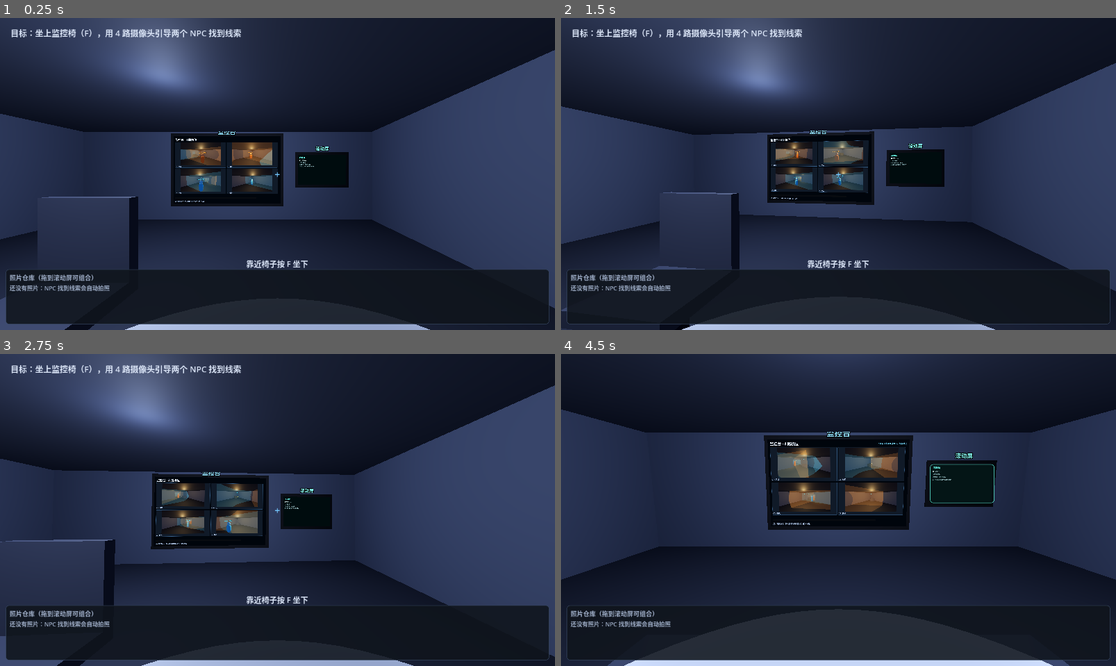
Above: before the commit, frames 1-4 (two rows, left to right).
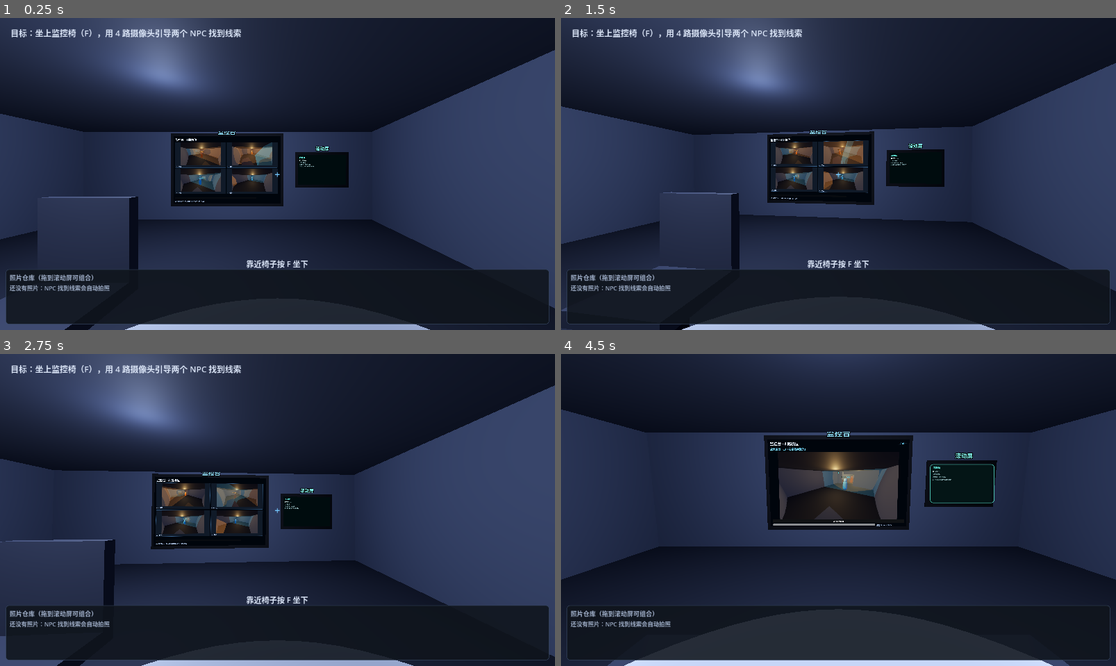
Above: after the commit, the same moments.

Repository: RequieMa/dual-faced-world
Game: Godot game, scene res://scenes/main.tscn
The game is run twice, just before and just after one commit, with the same random seed, the same clock (stepped at 60 frames per second) and the same inputs.
Inputs (mouse positions are in pixels of both pictures, inside the frame that each line leads up to):
- Up to frame 1 (0.25 s): no input
- Up to frame 2 (1.5 s): tap Enter at 0.5 s; move the mouse to (866, 174) at 0.52 s; hold Up from 0.53 s (still down); tap 1 at 0.6 s; click (866, 174) at 0.67 s; tap Space at 0.77 s; move the mouse to (810, 174) at 1.27 s; tap 2 at 1.35 s; click (810, 174) at 1.42 s
- Up to frame 3 (2.75 s): keep holding Up; tap Space at 1.52 s; move the mouse to (288, 503) at 2.02 s; tap 3 at 2.1 s; click (288, 503) at 2.17 s
- Up to frame 4 (4.5 s): keep holding Up; move the mouse to (832, 516) at 2.77 s; tap 4 at 2.85 s; click (832, 516) at 2.92 s; tap Space at 3.02, 3.77 s; move the mouse to (877, 513) at 3.52 s; tap 0 at 3.6 s; click (877, 513) at 3.67 s; move the mouse to (794, 506) at 4.27 s; tap F at 4.35 s; click (794, 506) at 4.42 s

The runs differ from the first frame. In frame 1, 1.2% of the frame differs, in the area x 32-50%, y 39-56%; in frame 2, 1.2%; in frame 3, 1.2%; in frame 4, 4.9%, in the area x 37-63%, y 28-56%.

Commit message:
fix: 降低 avatar 速度、NPC 碰撞、摄像头高位俯拍与鱼眼
- 玩家 2.2m/s，莽撞 1.65m/s，谨慎 0.6m/s
- NPC 改用 CharacterBody3D + CollisionShape3D + move_and_slide，墙/家具会挡住
- 摄像头贴墙装在近天花板高度，俯视房间；FOV 84
- 新增 fisheye_feed shader，应用到 4 路/放大画面；放大画面右键激光做逆畸变
- 更新测试（70 checks）

Diff:
--- a/scripts/room_demo/monitor_ui.gd
+++ b/scripts/room_demo/monitor_ui.gd
@@ -9,6 +9,8 @@
 signal close_feed_requested
 signal laser_requested(feed_id: String, normalized_pos: Vector2)
 
+const FISHEYE_SHADER := preload("res://shaders/fisheye_feed.gdshader")
+const FISHEYE_STRENGTH := 0.10
 const COLOR_TEXT := Color(0.86, 0.92, 1.0)
 const COLOR_MUTED := Color(0.58, 0.66, 0.8)
 const COLOR_ACCENT := Color(0.42, 0.82, 1.0)
@@ -26,10 +28,15 @@
 var _dwell_bar: ProgressBar
 var _dwell_label: Label
 var _notice: Label
+var _fisheye_material: ShaderMaterial
 
 
 func setup() -> void:
 	size = Vector2(1280, 800)
+	_fisheye_material = ShaderMaterial.new()
+	_fisheye_material.shader = FISHEYE_SHADER
+	_fisheye_material.set_shader_parameter("strength", FISHEYE_STRENGTH)
+	_fisheye_material.set_shader_parameter("zoom", 1.0)
 	var bg := ColorRect.new()
 	bg.set_anchors_and_offsets_preset(Control.PRESET_FULL_RECT)
 	bg.color = Color(0.025, 0.04, 0.06, 1.0)
@@ -80,6 +87,7 @@
 	_big_feed.expand_mode = TextureRect.EXPAND_IGNORE_SIZE
 	_big_feed.stretch_mode = TextureRect.STRETCH_KEEP_ASPECT_CENTERED
 	_big_feed.mouse_filter = Control.MOUSE_FILTER_STOP
+	_big_feed.material = _fisheye_material
 	_big_feed.gui_input.connect(_on_big_feed_input)
 	_big_box.add_child(_big_feed)
 	var back := _button("返回 4 路画面")
@@ -116,13 +124,17 @@
 		var box := VBoxContainer.new()
 		box.add_theme_constant_override("separation", 2)
 		cell.add_child(box)
-		var view := TextureButton.new()
+		# TextureButton 内部会把状态贴图打包成 atlas，CanvasItem shader 的 TEXTURE/UV
+		# 不是整张画面；这里用 TextureRect + gui_input，鱼眼 shader 才能覆盖整张画面。
+		var view := TextureRect.new()
 		view.custom_minimum_size = Vector2(600, 270)
 		view.size_flags_horizontal = Control.SIZE_EXPAND_FILL
-		view.texture_normal = _feed_texture(feed)
-		view.ignore_texture_size = true
-		view.stretch_mode = TextureButton.STRETCH_KEEP_ASPECT_CENTERED
-		view.pressed.connect(_on_feed_pressed.bind(feed_id))
+		view.texture = _feed_texture(feed)
+		view.expand_mode = TextureRect.EXPAND_IGNORE_SIZE
+		view.stretch_mode = TextureRect.STRETCH_KEEP_ASPECT_CENTERED
+		view.mouse_filter = Control.MOUSE_FILTER_STOP
+		view.material = _fisheye_material
+		view.gui_input.connect(_on_feed_view_input.bind(feed_id))
 		box.add_child(view)
 		var label := _label(feed_id, 17, COLOR_MUTED)
 		box.add_child(label)
@@ -140,7 +152,7 @@
 	for feed in _feeds:
 		var feed_id := String(feed.get("id", ""))
 		var label: Label = _feed_labels.get(feed_id)
-		var button: TextureButton = _feed_buttons.get(feed_id)
+		var button: Control = _feed_buttons.get(feed_id)
 		if label == null:
 			continue
 		if burned.has(feed_id):
@@ -194,6 +206,12 @@
 	feed_clicked.emit(feed_id)
 
 
+func _on_feed_view_input(event: InputEvent, feed_id: String) -> void:
+	var mouse := event as InputEventMouseButton
+	if mouse != null and mouse.pressed and mouse.button_index == MOUSE_BUTTON_LEFT:
+		feed_clicked.emit(feed_id)
+
+
 func _on_big_feed_input(event: InputEvent) -> void:
 	var mouse := event as InputEventMouseButton
 	if mouse == null or not mouse.pressed or mouse.button_index != MOUSE_BUTTON_RIGHT:
@@ -201,8 +219,21 @@
 	var size := _big_feed.size
 	if size.x <= 0.0 or size.y <= 0.0:
 		return
-	laser_requested.emit(_selected, _big_feed.get_local_mouse_position() / size)
+	var uv := _big_feed.get_local_mouse_position() / size
+	laser_requested.emit(_selected, _undistort_uv(uv))
 	_big_feed.accept_event()
+
+
+func uses_fisheye() -> bool:
+	return _fisheye_material != null and _fisheye_material.shader == FISHEYE_SHADER
+
+
+## 画面被鱼眼 shader 向外弯过；右键激光需要把点击坐标反变换回原始画面 UV。
+func _undistort_uv(uv: Vector2) -> Vector2:
+	var p := uv * 2.0 - Vector2.ONE
+	var radius_squared := p.length_squared()
+	p /= 1.0 + FISHEYE_STRENGTH * radius_squared
+	return (p * 0.5 + Vector2(0.5, 0.5)).clamp(Vector2.ZERO, Vector2.ONE)
 
 
 func _feed_by_id(feed_id: String) -> Dictionary:
--- a/scripts/room_demo/npc_actor.gd
+++ b/scripts/room_demo/npc_actor.gd
@@ -1,10 +1,10 @@
-extends Node3D
-## 观察房间里的两个 NPC（占位 primitive）：
-## - `reckless`（莽撞）：跑得快、视锥短；收到激光会冲过去，找不到线索就跑开，连续跑空后会短时间无视信号；
+extends CharacterBody3D
+## 观察房间里的两个 NPC（primitive 占位或 GLB avatar）：
+## - `reckless`（莽撞）：跑得比谨慎快、视锥短；收到激光会冲过去，找不到线索就跑开，连续跑空后会短时间无视信号；
 ## - `cautious`（谨慎）：走得慢、视锥长；会顺着激光慢慢走过去并四处翻找，不会因为跑空而忽略信号。
 ##
-## 不依赖物理引擎：位置按 waypoint / 目标点线性移动，宿主每帧 tick(delta)；
-## 线索用字典 {id, position, collected, node} 传入，NPC 看到/走到附近就会收集并发信号。
+## 用 CharacterBody3D + move_and_slide 移动，墙体/家具的 StaticBody3D 会挡住 NPC；
+## 不再直接改 global_position，因此不会穿墙。宿主每帧 tick(delta)。
 
 signal clue_collected(clue_id: String, position: Vector3)
 signal state_changed(state: String)
@@ -67,7 +67,7 @@
 	_signal_active = false
 	_seeking_clue_id = ""
 	if personality == PERSONALITY_RECKLESS:
-		speed = 3.2
+		speed = 1.65
 		vision_range = 6.0
 		vision_half_angle = 50.0
 		signal_range = 12.0
@@ -75,7 +75,7 @@
 		_waste_limit = 3
 		_ignore_seconds = 12.0
 	else:
-		speed = 1.1
+		speed = 0.60
 		vision_range = 8.5
 		vision_half_angle = 55.0
 		signal_range = 15.0
@@ -244,11 +244,19 @@
 	offset.y = 0.0
 	var distance := offset.length()
 	if distance <= ARRIVE_EPSILON:
+		velocity = Vector3.ZERO
 		return true
 	_face_toward(point)
-	var step := minf(move_speed * delta, distance)
-	global_position += offset.normalized() * step
-	return distance - step <= ARRIVE_EPSILON
+	var direction := offset.normalized()
+	velocity = Vector3(direction.x * move_speed, 0.0, direction.z * move_speed)
+	var before := global_position
+	move_and_slide()
+	var moved := Vector2(global_position.x - before.x, global_position.z - before.z).length()
+	if moved < 0.0001:
+		# 墙体/家具挡住去路：当作“到不了”，让状态机进入搜索/换路，避免永远贴着墙。
+		velocity = Vector3.ZERO
+		return true
+	return distance - moved <= ARRIVE_EPSILON
 
 
 func _face_toward(point: Vector3) -> void:
@@ -282,6 +290,15 @@
 	_visual_built = true
 	var body_color := Color(0.9, 0.45, 0.2) if personality == PERSONALITY_RECKLESS \
 		else Color(0.25, 0.65, 0.9)
+	var collision := CollisionShape3D.new()
+	collision.name = "NpcCollision"
+	var capsule_shape := CapsuleShape3D.new()
+	capsule_shape.radius = 0.3
+	capsule_shape.height = 1.55
+	collision.shape = capsule_shape
+	collision.position.y = 0.85
+	add_child(collision)
+
 	_body_mesh = MeshInstance3D.new()
 	var capsule := CapsuleMesh.new()
 	capsule.radius = 0.35
--- a/scripts/room_demo/room_demo.gd
+++ b/scripts/room_demo/room_demo.gd
@@ -38,11 +38,13 @@
 const SCROLL_CENTER := Vector3(3.2, 1.7, -3.84)
 const SCROLL_SIZE := Vector2(1.6, 1.0)
 
+## 观察室净高 3m；摄像头贴墙装在接近天花板的墙角（y≈2.72），
+## 俯视房间中心/地面，而不是平视。两台面对面，画面里能看到对面的机位模型。
 const CAMERA_DEFS: Array[Dictionary] = [
-	{"id": "C1", "pos": Vector3(-8.4, 2.55, -21.2), "look": Vector3(-1.2, 1.2, -14.8), "room": "A"},
-	{"id": "C2", "pos": Vector3(-1.2, 2.55, -14.8), "look": Vector3(-8.4, 1.2, -21.2), "room": "A"},
-	{"id": "C3", "pos": Vector3(8.4, 2.55, -21.2), "look": Vector3(1.2, 1.2, -14.8), "room": "B"},
-	{"id": "C4", "pos": Vector3(1.2, 2.55, -14.8), "look": Vector3(8.4, 1.2, -21.2), "room": "B"},
+	{"id": "C1", "pos": Vector3(-8.55, 2.82, -21.3), "look": Vector3(-4.0, 0.80, -17.6), "room": "A"},
+	{"id": "C2", "pos": Vector3(-0.45, 2.82, -14.7), "look": Vector3(-5.0, 0.80, -18.2), "room": "A"},
+	{"id": "C3", "pos": Vector3(8.55, 2.82, -21.3), "look": Vector3(4.0, 0.80, -17.6), "room": "B"},
+	{"id": "C4", "pos": Vector3(0.45, 2.82, -14.7), "look": Vector3(5.0, 0.80, -18.2), "room": "B"},
 ]
 
 const CLUE_DEFS: Array[Dictionary] = [
@@ -713,7 +715,7 @@
 		lens_mat.emission = Color(0.1, 0.7, 0.9)
 		lens.material_override = lens_mat
 		holder.add_child(lens)
-		_add_label3d(_world, camera_id, position + Vector3(0, 0.35, 0), 26, Color(0.4, 0.85, 1.0))
+		_add_label3d(_world, camera_id, position + Vector3(0, 0.22, 0), 24, Color(0.4, 0.85, 1.0))
 
 
 func _build_feed_viewports() -> void:
@@ -727,12 +729,14 @@
 		add_child(viewport)
 		var camera := Camera3D.new()
 		camera.name = "FeedCamera_" + camera_id
-		camera.fov = 68.0
+		# 广角监控镜头 + canvas_item 鱼眼 shader；fov 太窄时鱼眼畸变会不明显。
+		camera.fov = 84.0
+		camera.near = 0.05
 		camera.current = true
 		var position: Vector3 = def["pos"]
 		var look: Vector3 = def["look"]
-		# 机位稍微探出摄像头模型，避免画面里塞满自己的镜头。
-		camera.position = position + (look - position).normalized() * 0.9
+		# 机位稍微探出摄像头模型，避免画面里塞满自己的镜头；偏移不要太大，否则会失去高位俯拍角度。
+		camera.position = position + (look - position).normalized() * 0.35
 		viewport.add_child(camera)
 		camera.look_at(look, Vector3.UP)
 		feeds.append({
--- a/scripts/room_demo/room_player.gd
+++ b/scripts/room_demo/room_player.gd
@@ -6,7 +6,7 @@
 signal interaction(action: String)
 signal sit_hint_changed(visible: bool)
 
-const WALK_SPEED := 3.4
+const WALK_SPEED := 2.2
 const MOUSE_SENSITIVITY := 0.0025
 const PITCH_MIN := -1.15
 const PITCH_MAX := 0.85
--- /dev/null
+++ b/shaders/fisheye_feed.gdshader
@@ -0,0 +1,14 @@
+shader_type canvas_item;
+// 监控画面的桶形/鱼眼畸变：只作用于画面纹理，不影响监控 UI 的按钮和文字。
+// 用“源 UV 向中心收缩”的方式得到向外鼓起的效果，避免四角被裁成黑块。
+
+uniform float strength = 0.10;
+uniform float zoom = 1.0;
+
+void fragment() {
+	vec2 p = (UV - 0.5) * 2.0;
+	float r2 = dot(p, p);
+	vec2 warped = p * (1.0 - strength * r2) / zoom;
+	vec2 uv = warped * 0.5 + 0.5;
+	COLOR = vec4(texture(TEXTURE, clamp(uv, vec2(0.0), vec2(1.0))).rgb, 1.0);
+}
--- a/tests/test_room_demo.gd
+++ b/tests/test_room_demo.gd
@@ -143,6 +143,18 @@
 	_check("场景有 3D 滚动屏 SubViewport", demo.scroll_viewport != null)
 	_check("3D 滚动屏有屏幕 UI", demo.scroll_ui != null)
 	_check("墙上监控屏有 3D 网格", demo.monitor_mesh != null)
+	_check("NPC 使用带碰撞的 CharacterBody3D", demo.npcs[0] is CharacterBody3D
+		and demo.npcs[0].get_node_or_null("NpcCollision") != null)
+	_check("摄像头高度接近天花板", demo.feeds[0]["camera"].global_position.y >= 2.6)
+	_check("摄像头使用广角镜头", demo.feeds[0]["camera"].fov >= 80.0)
+	_check("监控画面启用鱼眼畸变", demo.monitor_ui.uses_fisheye())
+	_check("玩家移动速度已调低", demo.player.WALK_SPEED <= 2.6)
+	var wall_npc = demo.npcs[0]
+	wall_npc.global_position = Vector3(-7.5, 0.0, -18.0)
+	wall_npc.receive_signal(Vector3(-15.0, 0.0, -18.0))
+	wall_npc.tick(2.0, [])
+	_check("NPC 被墙挡住，不会穿墙", wall_npc.global_position.x > -9.0,
+		str(wall_npc.global_position))
 	var loader = load(AVATAR_LOADER)
 	_check("模型文件缺失时 avatar loader 安全返回 null",
 		loader.load_avatar("res://external-assets/generated/missing.glb") == null)
Not shown, added: shaders/fisheye_feed.gdshader.uid
Not shown, changed: docs/ROOM_DEMO.md
